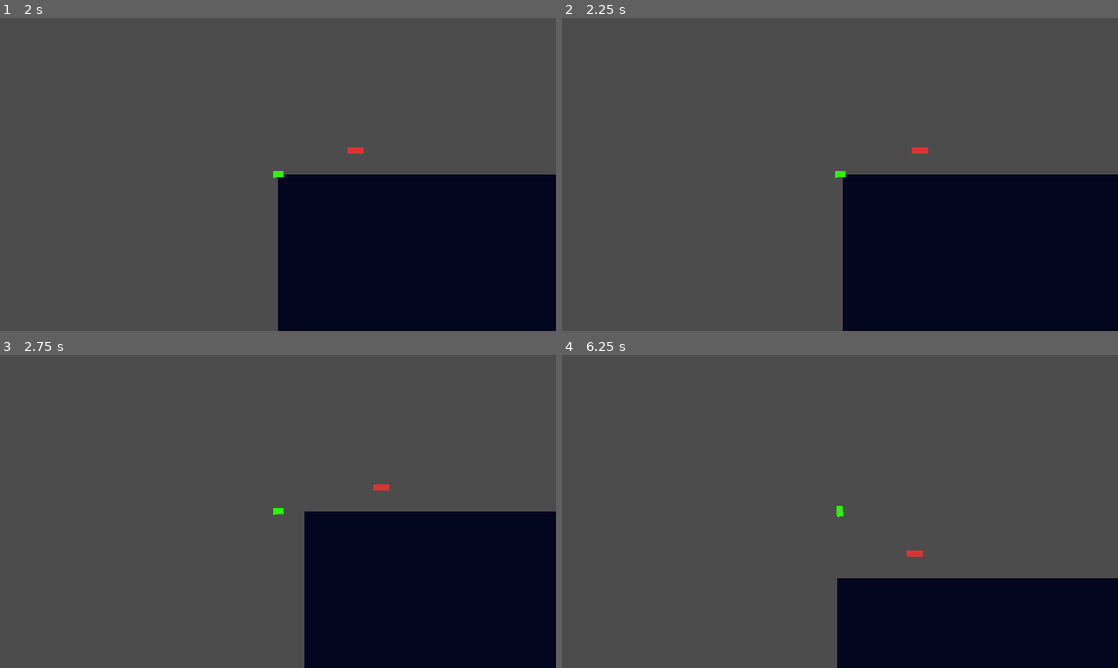
Above: before the commit, frames 1-4 (two rows, left to right).
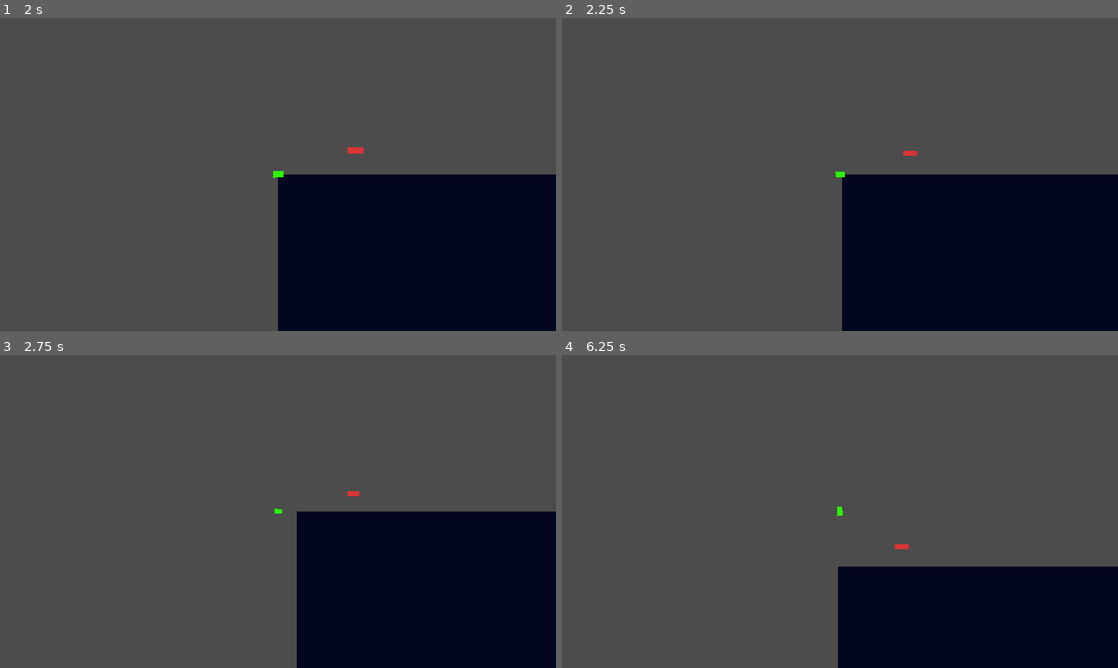
Above: after the commit, the same moments.

Repository: anthonyfinch/ld50
Game: Godot game, scene res://Main.tscn
Same seed, same stepped clock (60 frames per second), same inputs: the game is played once before the commit and once after it.
Inputs:
- Up to frame 1 (2 s): click "Play" at 0.5 s; tap Enter at 1.25 s; hold D (right) from 1.28 s (still down)
- Up to frame 2 (2.25 s): tap Space at 2 s; release D (right) at 2.03 s; hold S (brake) from 2.03 s (still down)
- Up to frame 3 (2.75 s): keep holding S (brake)
- Up to frame 4 (6.25 s): release S (brake) at 2.78 s; hold D (right) 2.78-3.53 s; hold W (accelerate) 3.53-4.28 s; hold A (left) 4.28-5.78 s; hold S (brake) from 5.78 s (still down)

Frame 1 is identical in both runs. In frame 2, 0.2% of the frame differs, in the area x 49-66%, y 41-100%; in frame 3, 0.8%; in frame 4, 2.0%, in the area x 49-100%, y 48-100%.

Commit message:
adds race camera with zoom per velocity

Diff:
--- a/Race.tscn
+++ b/Race.tscn
@@ -1,6 +1,7 @@
-[gd_scene load_steps=3 format=2]
+[gd_scene load_steps=4 format=2]
 
 [ext_resource path="res://Cars/Car.tscn" type="PackedScene" id=1]
+[ext_resource path="res://RaceCamera.gd" type="Script" id=2]
 
 [sub_resource type="RectangleShape2D" id=1]
 extents = Vector2( 27.5, 10 )
@@ -11,6 +12,7 @@
 
 [node name="Camera2D" type="Camera2D" parent="Car"]
 current = true
+script = ExtResource( 2 )
 
 [node name="Scenery" type="Node2D" parent="."]
 
--- /dev/null
+++ b/RaceCamera.gd
@@ -0,0 +1,10 @@
+extends Camera2D
+
+export var zoom_factor = 600
+
+
+func _physics_process(_delta: float) -> void:
+	var parent = get_parent()
+	if "velocity" in parent:
+		var zoom_mod = 1 + (parent.velocity.length() / zoom_factor)
+		zoom = Vector2(zoom_mod, zoom_mod)
